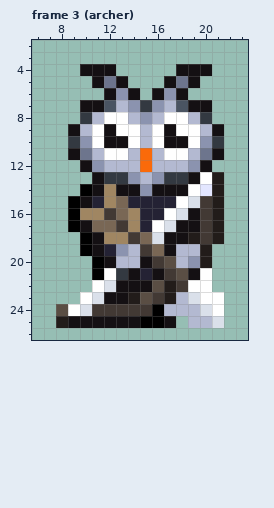
Edited in one commit: pixel-art file (editables/owls.aseprite). Above, as it was before the edit.
32x32 pixels, 5 frames. Shown: frame 3 (archer): x 6..23, y 2..26. The commit also changed other frames, which this record leaves out.
New version:
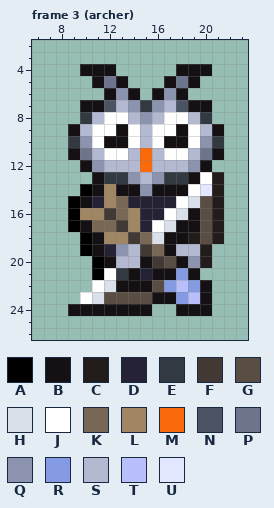
Palette (. is transparent): A #000000  B #141013  C #221c1a  D #242234  E #333941  F #423934  G #5a4e44  H #dae0ea  J #ffffff  K #796755  L #a08662  M #fa6a0a  N #4a5462  P #6d758d  Q #8b93af  R #849be4  S #b3b9d1  T #b9bffb  U #e3e6ff
Edits made:
--- frame 3 (archer), layers "sword", "shield"
@@ x 10..20 @@
  8 ESJJSQSJJSE
- 9 SJBJJSJBJJS
+ 9 SJJBJSJJBJS
 10 QJBBJSJBBJQ
@@ x 6..23 @@
 14 ....ABLBBQBBBJUC..
-15 ...ABDLKDDDDJHFC..
-16 ...ALLFKLDDJHBFC..
-17 ...ABKKFLDJHBBFC..
-18 ....ABLLFKHBBCFC..
+15 ...ABDLKDDDDJHGC..
+16 ...ALLFKLDDJHBGC..
+17 ...ABKKFLDJHBBGC..
+18 ....ABLLFKHBBCGC..
 19 ....ABDQSFKBSSC...
-20 .....ABSSBFGSQC...
-21 .....AJEBDBFGBJ...
-22 .....JHBBBGCFJJ...
-23 ....JHBBCGFCSHJJ..
-24 ..GJHFFFFFASSSHJ..
-25 ..CBBBBBBAAB.SSH..
+20 .....ABSSBFGBQC...
+21 .....AJEBDBBRB....
+22 .....JHBBBGRTRB...
+23 ....JHGGGGBBRTB...
+24 ...BBBBBBB..BBB...
+25 ..................
 26 ..................
Pixel boxes of the changes (left, top, right, bottom) in both pictures:
changed: (104, 124, 188, 136)
changed: (56, 196, 224, 328)
